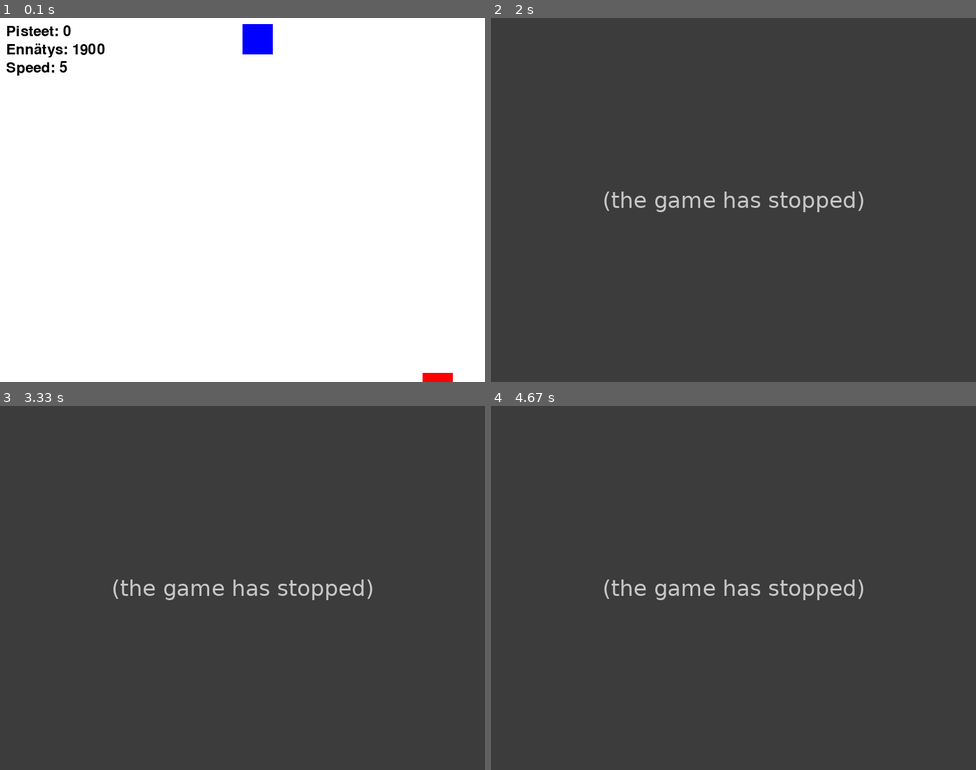
Above: before the commit, frames 1-4 (two rows, left to right).
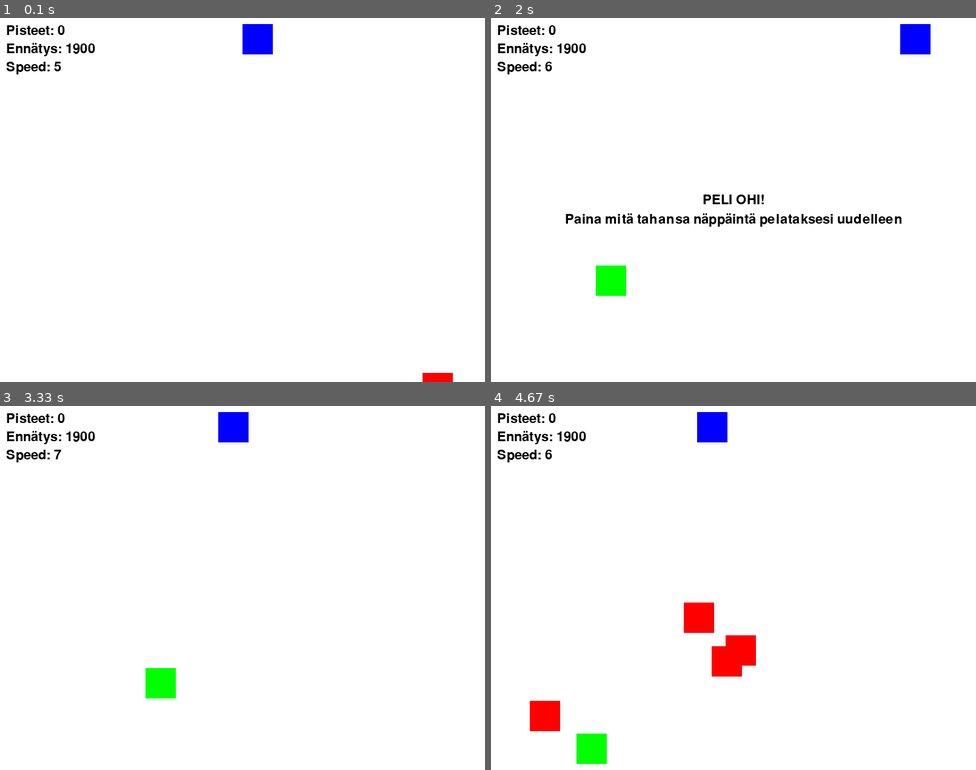
Above: after the commit, the same moments.

Repository: JIMH1/Pygame
Game: pygame game, started from versio1.py
Same seed, same stepped clock (60 frames per second), same inputs: the game is played once before the commit and once after it.
Inputs:
- Up to frame 1 (0.1 s): no input
- Up to frame 2 (2 s): hold Right 0.33-0.8 s; hold Up 0.83-1.13 s; hold Right 1.17-1.63 s; hold Left from 1.67 s (still down)
- Up to frame 3 (3.33 s): release Left at 2.2 s; hold Left 2.23-2.63 s; hold Up 2.67-3.03 s; hold Right from 3.07 s (still down)
- Up to frame 4 (4.67 s): release Right at 3.7 s; hold Down 3.73-4.1 s; hold Left 4.13-4.6 s; hold Right from 4.63 s (still down)

The runs differ from the first frame. In frame 1, 0.8% of the frame differs, in the area x 1-22%, y 2-16%; in frame 2, 100%; in frame 3, 100%, in the area x 0-100%, y 0-100%; in frame 4, 100%.
Before the commit the program exited at 1.68 s; later frames show no game.

Commit message:
Update versio1.py
Lisätty gamelooppiin game-over mahdollisuus sekä pelin resetointi ja uudelleen aloitus nappia painamalla.

Diff:
--- a/versio1.py
+++ b/versio1.py
@@ -29,6 +29,22 @@
 player_y = 10  # Pelaaja lähellä yläreunaa
 player_speed = 5
 max_vertical_speed = 10
+player_starting_lives = 1
+
+player_lives = player_starting_lives
+
+# Aseta fontti
+font = pygame.font.Font(None, 32)
+
+# Tekstin asetukset
+game_over_text = font.render('PELI OHI!', True, BLACK, WHITE)
+game_over_rect = game_over_text.get_rect()
+game_over_rect.center = (SCREEN_WIDTH//2, SCREEN_HEIGHT//2)
+
+continue_text = font.render('Paina mitä tahansa näppäintä pelataksesi uudelleen', True, BLACK, WHITE)
+continue_rect = continue_text.get_rect()
+continue_rect.center = (SCREEN_WIDTH//2, SCREEN_HEIGHT//2 + 32)
+
 
 # Esteet
 obstacle_width = 50
@@ -38,9 +54,6 @@
 
 # Pisteet
 score = 0
-
-# Fontti
-font = pygame.font.Font(None, 36)
 
 # Kerättävien esineiden tyypit
 POINTS100 = 1
@@ -78,6 +91,17 @@
         esine_tyyppi = 0
     return [x, y, kerattava_tyyppi, esine_tyyppi]
 
+# Funktio pelin resetoimiseen game-overin jälkeen
+def reset_game():
+    global player_x, player_y, player_lives, obstacles, score, kilpi_paalla
+    player_x = SCREEN_WIDTH // 2
+    player_y = 10
+    player_lives = player_starting_lives
+    obstacles = []  # Tyhjennä esteet
+    score = 0
+    kilpi_paalla = False
+
+
 # Pelilooppi
 running = True
 while running:
@@ -121,7 +145,9 @@
                     kilpi_paalla = False
                     obstacles.remove(obstacle)
                 else:
-                    running = False
+                    player_lives -= 1
+                    obstacles.remove(obstacle)
+
             else:
                 if obstacle[3] == POINTS100:
                     # pisteet
@@ -163,6 +189,23 @@
     pygame.display.flip()
     clock.tick(FPS)
 
+        # Tarkista onko Game-Over
+    if player_lives <= 0:
+        screen.blit(game_over_text, game_over_rect)
+        screen.blit(continue_text, continue_rect)
+        pygame.display.update()
+
+        # Pause kunnes pelaaja painaa nappia
+        is_paused = True
+        while is_paused:
+            for event in pygame.event.get():
+                if event.type == pygame.KEYDOWN:
+                    reset_game()  # Nollaa peli ja aloita alusta
+                    is_paused = False
+                if event.type == pygame.QUIT:
+                    is_paused = False
+                    running = False
+
 # Tallenna korkein pistemäärä
 save_score(highscore)
 
